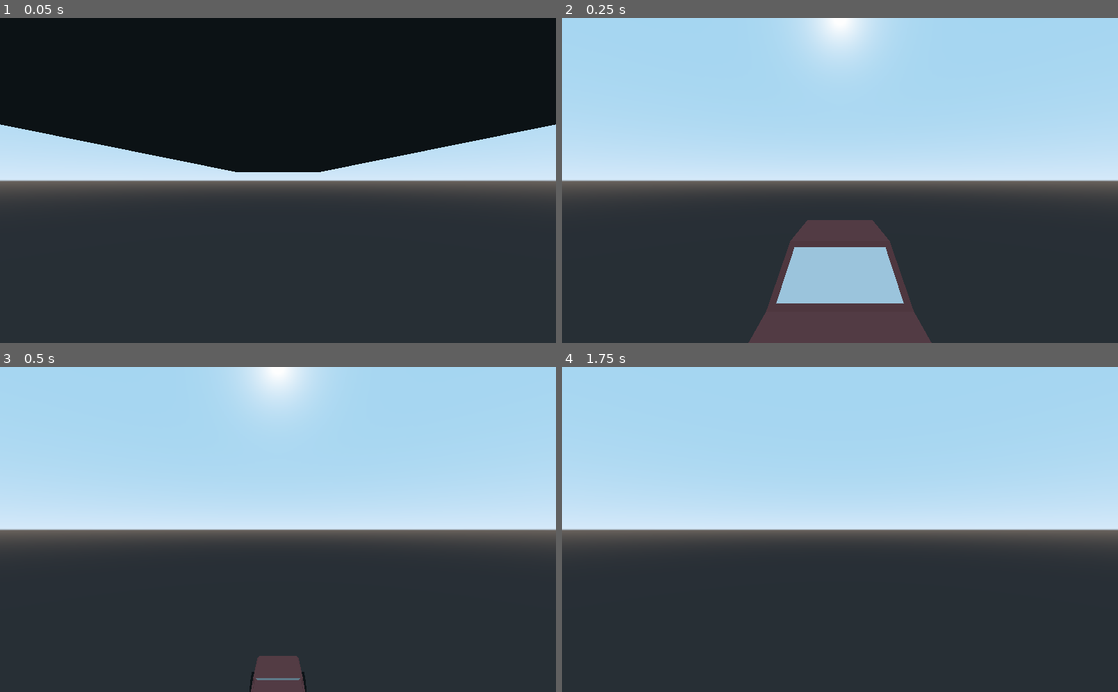
Above: before the commit, frames 1-4 (two rows, left to right).
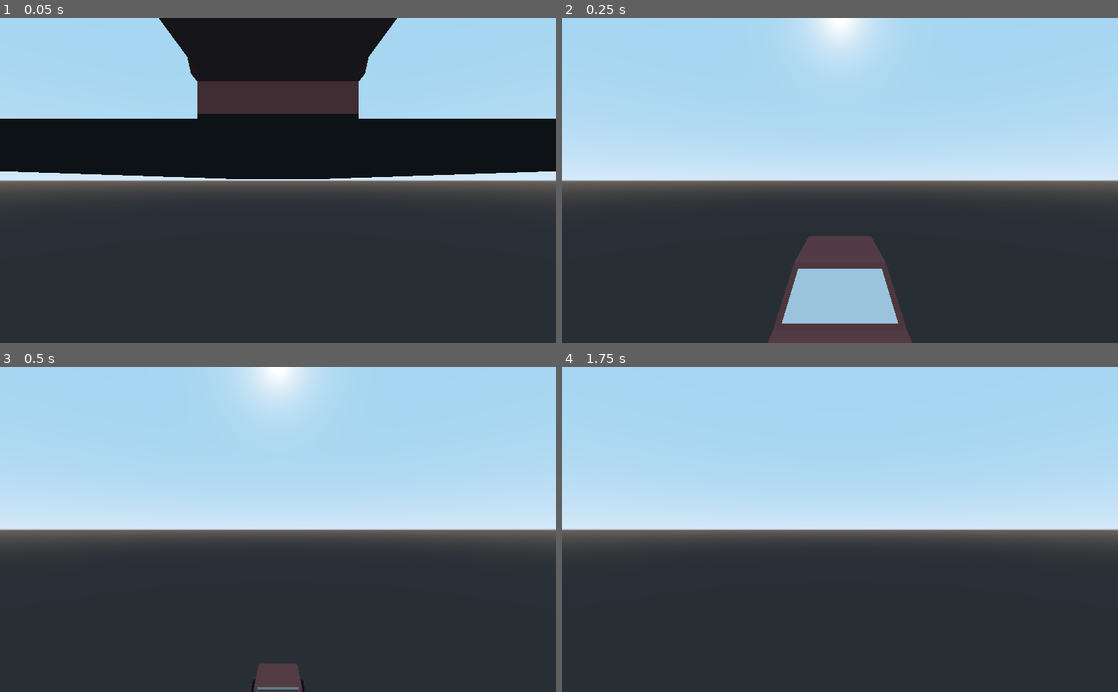
Above: after the commit, the same moments.

Repository: MartinF99/RacingWildJam25
Game: Godot game, scene res://Scenes/HoverCraft.tscn
Two runs of this game, one before a commit and one after it. Both use one fixed random seed, a clock stepped at 60 frames per second and the inputs below. This scene is started directly instead of the project's main scene.
Inputs:
- Up to frame 1 (0.05 s): no input
- Up to frame 2 (0.25 s): no input
- Up to frame 3 (0.5 s): no input
- Up to frame 4 (1.75 s): hold D (right) 0.53-1.28 s; hold X (switch) 0.53-1.28 s; hold S (back) from 1.28 s (still down); tap X (switch) at 1.35 s

The runs differ from the first frame. In frame 1, 31% of the frame differs, in the area x 0-100%, y 0-50%; in frame 2, 4.8%; in frame 3, 0.4%; in frame 4, nothing differs.

Commit message:
better camera, Testworld changes

Diff:
--- a/Player.gd
+++ b/Player.gd
@@ -17,6 +17,7 @@
 	add_child(current_vehicle)
 
 
+
 func _input(event):
 	if event.is_action_pressed("switch"):
 		switch()
@@ -24,6 +25,7 @@
 
 func switch():
 	var glob_trans = current_vehicle.global_transform
+	var lin_velocity = current_vehicle.linear_velocity
 	current_vehicle.queue_free()
 	if current_vehicle_name == "car":
 		current_vehicle = hover_craft_scene.instance()
@@ -32,6 +34,7 @@
 		current_vehicle = car_scene.instance()
 		current_vehicle_name = "car"
 	current_vehicle.global_transform = glob_trans
+	current_vehicle.linear_velocity = lin_velocity
 	add_child(current_vehicle)
 # Called every frame. 'delta' is the elapsed time since the previous frame.
 #func _process(delta):
--- a/Scenes/Car.tscn
+++ b/Scenes/Car.tscn
@@ -102,10 +102,11 @@
 [node name="InterpolatedCamera" type="InterpolatedCamera" parent="."]
 transform = Transform( 1, 0, 0, 0, 1, 0, 0, 0, 1, 0, 1.316, 3.87367 )
 current = true
+far = 5000.0
 target = NodePath("../TargetCam")
 speed = 5.0
 enabled = true
 script = ExtResource( 3 )
 
 [node name="TargetCam" type="Spatial" parent="."]
-transform = Transform( 1, 0, 0, 0, 1, 0, 0, 0, 1, 0, 1.26935, 3.87367 )
+transform = Transform( 1, 0, 0, 0, 1, 0, 0, 0, 1, 0, 2, 3.874 )
--- a/Scenes/HoverCraft.tscn
+++ b/Scenes/HoverCraft.tscn
@@ -61,7 +61,7 @@
 transform = Transform( 1, 0, 0, 0, 1, 0, 0, 0, 1, 0, 0.647, 0 )
 
 [node name="Spatial" type="Spatial" parent="."]
-transform = Transform( 1, 0, 0, 0, 1, 0, 0, 0, 1, 0, 1.63962, 4.7653 )
+transform = Transform( 1, 0, 0, 0, 1, 0, 0, 0, 1, 0, 2, 5 )
 
 [node name="InterpolatedCamera" type="InterpolatedCamera" parent="."]
 current = true
--- a/Scenes/TestWorld.tscn
+++ b/Scenes/TestWorld.tscn
@@ -6,20 +6,12 @@
 
 [sub_resource type="CubeMesh" id=1]
 
-[sub_resource type="BoxShape" id=2]
+[sub_resource type="ConvexPolygonShape" id=2]
+points = PoolVector3Array( -1, 1, 1, 1, 1, -1, 1, 1, 1, -1, 1, -1, -1, -1, 1, 1, -1, -1, 1, -1, 1, -1, -1, -1, 1, 1, 1, -1, 1, -1, 1, 1, -1, -1, 1, 1, 1, -1, 1, -1, -1, -1, 1, -1, -1, -1, -1, 1, 1, 1, 1, -1, -1, 1, -1, 1, 1, 1, -1, 1, 1, 1, -1, -1, -1, -1, -1, 1, -1, 1, -1, -1 )
+
+[sub_resource type="BoxShape" id=3]
 
 [node name="TestWorld" type="Spatial"]
-
-[node name="StaticBody" type="StaticBody" parent="."]
-transform = Transform( 200, 0, 0, 0, 1, 0, 0, 0, 200, 0, 0, 0 )
-
-[node name="MeshInstance" type="MeshInstance" parent="StaticBody"]
-transform = Transform( 1, 0, 0, 0, 1, 0, 0, 0, 1, -0.000612106, 0.210449, 0.0014835 )
-mesh = SubResource( 1 )
-material/0 = ExtResource( 1 )
-
-[node name="CollisionShape" type="CollisionShape" parent="StaticBody"]
-shape = SubResource( 2 )
 
 [node name="StaticBody3" type="StaticBody" parent="."]
 transform = Transform( 200, 0, 0, 0, 1, 0, 0, 0, 200, 0, -1, -356.294 )
@@ -30,21 +22,34 @@
 material/0 = ExtResource( 3 )
 
 [node name="CollisionShape" type="CollisionShape" parent="StaticBody3"]
+transform = Transform( 1, 0, 0, 0, 1, 0, 0, 0, 1, -0.000612106, 0.210449, -0.204556 )
 shape = SubResource( 2 )
 
 [node name="StaticBody2" type="StaticBody" parent="."]
 transform = Transform( 200, 0, 0, 0, 0.910467, 82.7162, 0, -0.413581, 182.093, 0, 0, 35.0775 )
 
 [node name="MeshInstance" type="MeshInstance" parent="StaticBody2"]
+transform = Transform( 1, 0, 0, 0, 1, 0, 0, 6.98492e-10, 1, 0, 0, 0 )
+mesh = SubResource( 1 )
+material/0 = ExtResource( 1 )
+
+[node name="CollisionShape" type="CollisionShape" parent="StaticBody2"]
+shape = SubResource( 3 )
+
+[node name="StaticBody4" type="StaticBody" parent="."]
+transform = Transform( 200, 0, 0, 0, 1, 0, 0, 0, 200, 0, 0, 0 )
+
+[node name="MeshInstance" type="MeshInstance" parent="StaticBody4"]
 transform = Transform( 1, 0, 0, 0, 1, 0, 0, 3.49246e-10, 1, 0, 0, 0 )
 mesh = SubResource( 1 )
 material/0 = ExtResource( 1 )
 
-[node name="CollisionShape" type="CollisionShape" parent="StaticBody2"]
-shape = SubResource( 2 )
+[node name="CollisionShape" type="CollisionShape" parent="StaticBody4"]
+shape = SubResource( 3 )
 
 [node name="Camera" type="Camera" parent="."]
 transform = Transform( 0.346559, 0, 0.938028, 0, 1, 0, -0.938028, 0, 0.346559, 47.6906, 13.809, 55.965 )
+current = true
 
 [node name="DirectionalLight" type="DirectionalLight" parent="."]
 transform = Transform( 1, 0, 0, 0, -0.988287, 0.152606, 0, -0.152606, -0.988287, 0, 175.869, 0 )
Not shown: 1 places in Scenes/TestWorld.tscn that only renumber resources
